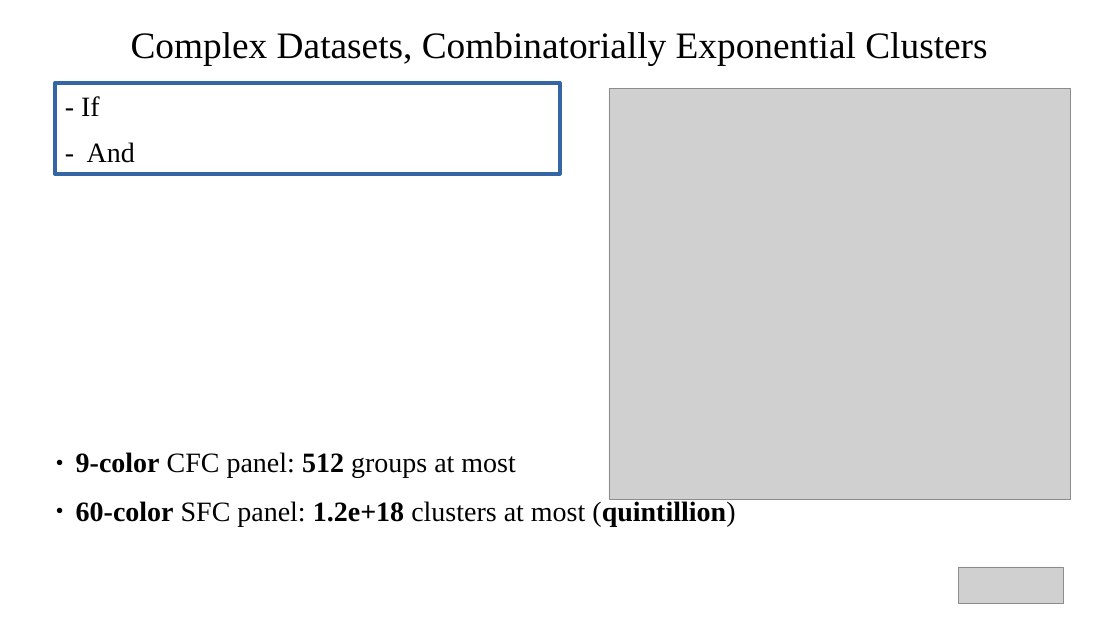
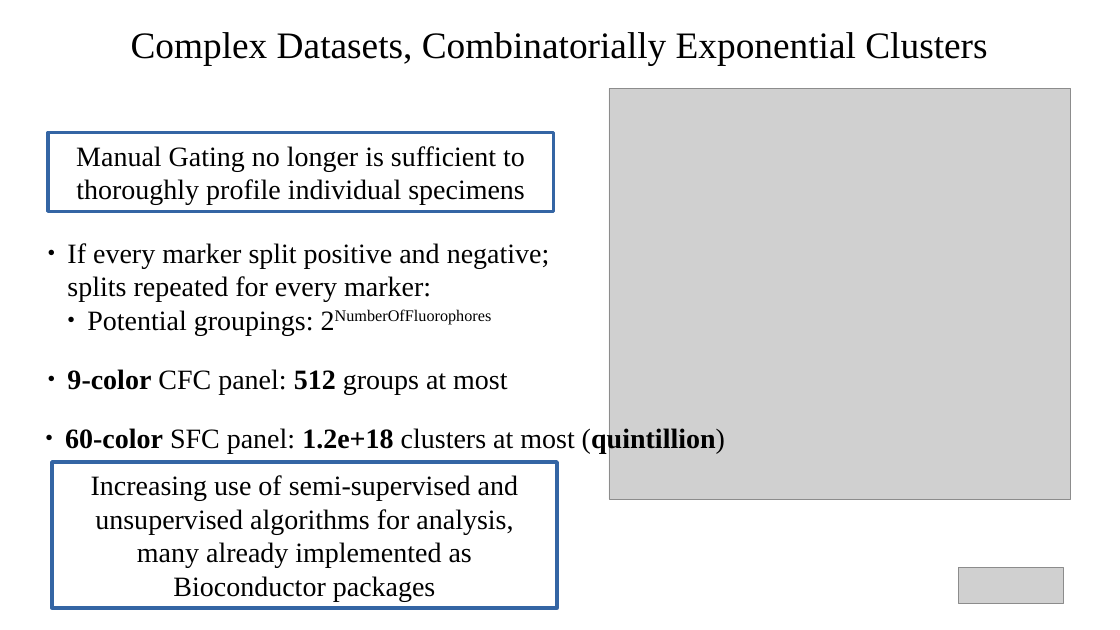
Before and after one commit to DavidRach/CytometryIn_Bioc2026, a slide deck: slide 7 of DavidRach_CytometryInR_BioC2026.pptx (slide 6 before the commit). Drawn at 1120x630 pixels with LibreOffice and Linux fonts; fonts in the diff are those of the drawing; grey boxes stand for pictures. Boxes give left, top, right and bottom in pixels: in the first picture for what was removed or moved away, otherwise in the second. Text is boxed around its words. In the diff, an @@ line names an element or a change of style, - is before the commit and + after.

```diff
--- a/DavidRach_CytometryInR_BioC2026.pptx
+++ b/DavidRach_CytometryInR_BioC2026.pptx
@@ rectangle removed at bbox=[55, 83, 560, 174] @@
-- If
-- And
@@ rectangle added at bbox=[48, 133, 553, 212], outline #3465A4 2.89 pt, 24 pt, text #000000 @@
+Manual Gating no longer is sufficient to thoroughly profile individual specimens
@@ text added at bbox=[67, 243, 550, 335], 24 pt, text #000000 @@
+● If every marker split positive and negative; splits repeated for every marker:
+  ● Potential groupings: 2NumberOfFluorophores
@@ text "60-color SFC panel: 1.2e+18 clusters ...": place and size @@
-text "60-color SFC panel: 1.2e+18 clusters ..." at bbox=[76, 499, 735, 526]
+text "60-color SFC panel: 1.2e+18 clusters ..." at bbox=[65, 426, 725, 453]
@@ text "9-color CFC panel: 512 groups ...": place and size @@
-text "9-color CFC panel: 512 groups ..." at bbox=[76, 452, 515, 478]
+text "9-color CFC panel: 512 groups ..." at bbox=[67, 369, 507, 394]
@@ rectangle added at bbox=[52, 462, 557, 608], outline #3465A4 2.89 pt, 24 pt, text #000000 @@
+Increasing use of semi-supervised and unsupervised algorithms for analysis, many already implemented as Bioconductor packages
```
Also in this commit, not shown: 9 other slides changed, 11 slides added, 10 slides removed, 1 other file.
